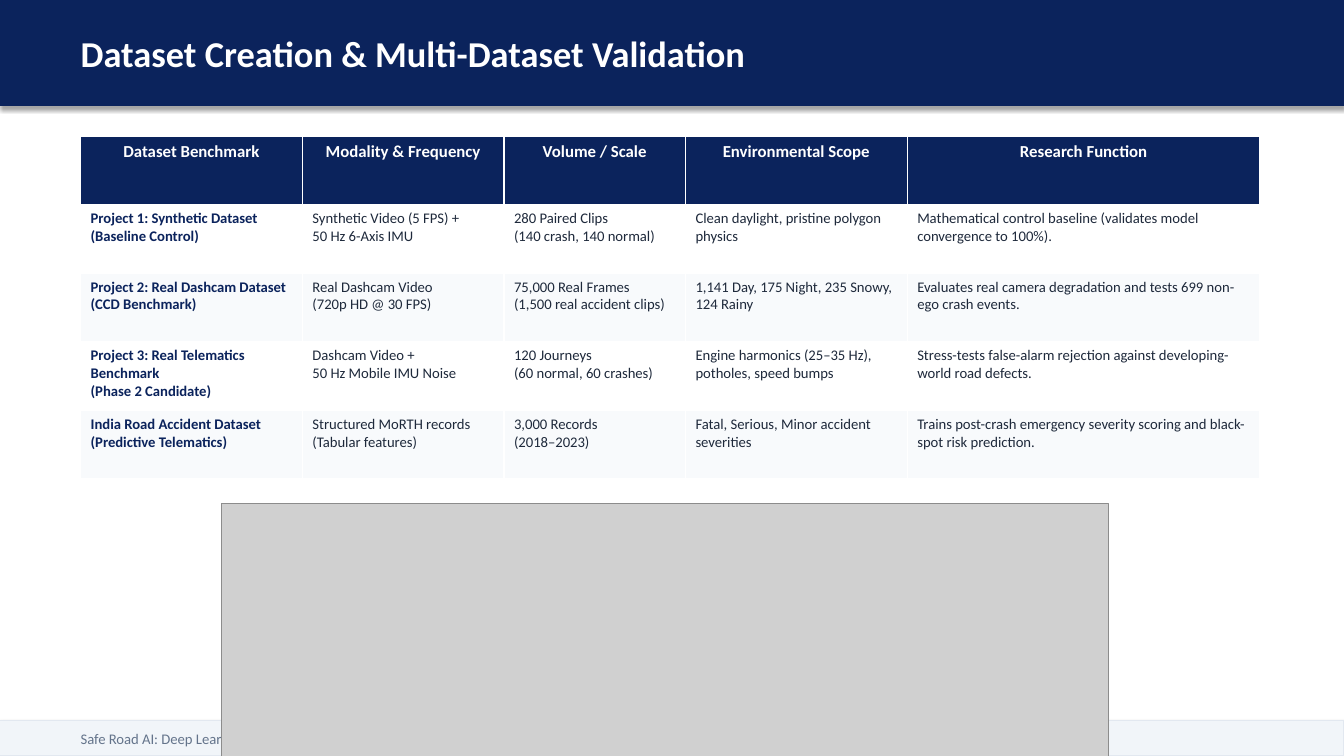
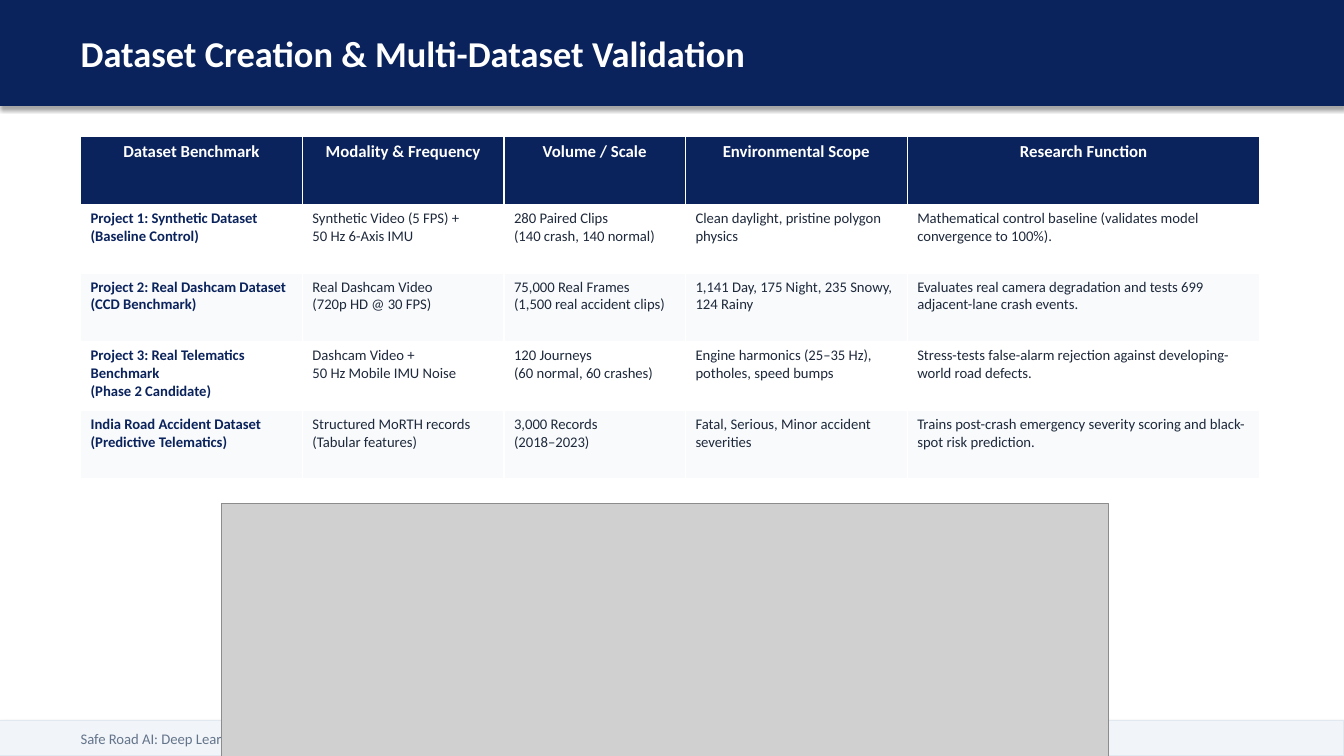
Before and after one commit to mrinmayee005/safe-road-ai, a slide deck: slide 15 of Safe_Road_AI_Review1_Presentation.pptx. Drawn at 1344x756 pixels with LibreOffice and Linux fonts; fonts in the diff are those of the drawing; grey boxes stand for pictures. Boxes give left, top, right and bottom in pixels: in the first picture for what was removed or moved away, otherwise in the second. Text is boxed around its words. In the diff, an @@ line names an element or a change of style, - is before the commit and + after.

```diff
--- a/Safe_Road_AI_Review1_Presentation.pptx
+++ b/Safe_Road_AI_Review1_Presentation.pptx
@@ table at [81, 136, 1260, 479] @@
-row 3, column 5: Evaluates real camera degradation and tests 699 non-ego crash events.
+row 3, column 5: Evaluates real camera degradation and tests 699 adjacent-lane crash events.
```
Also in this commit, not shown: 5 other slides changed, 6 other files.
